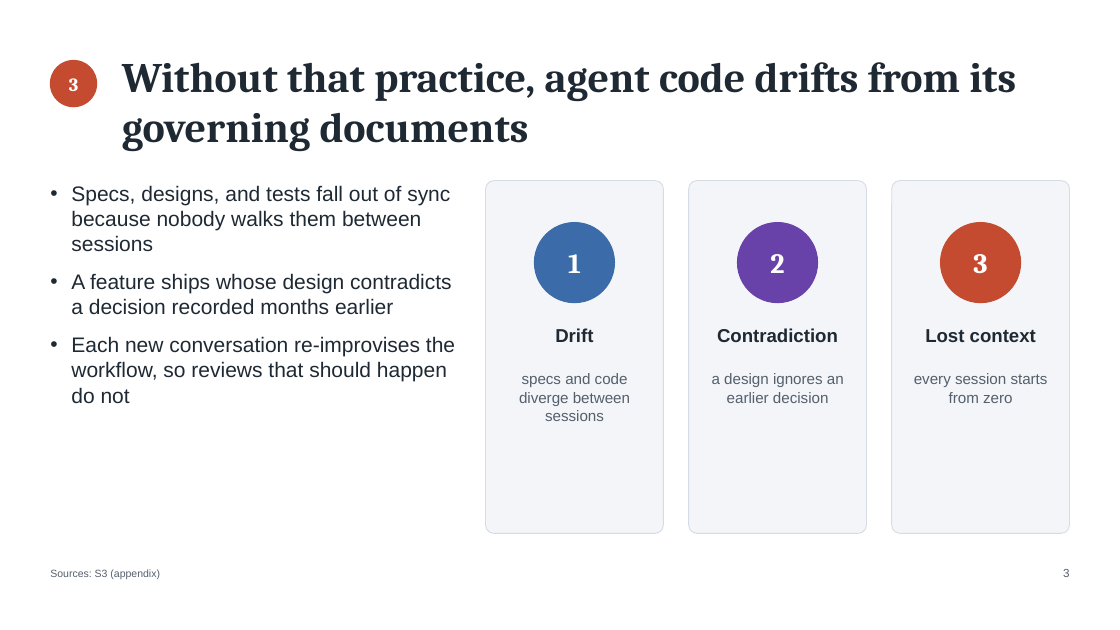
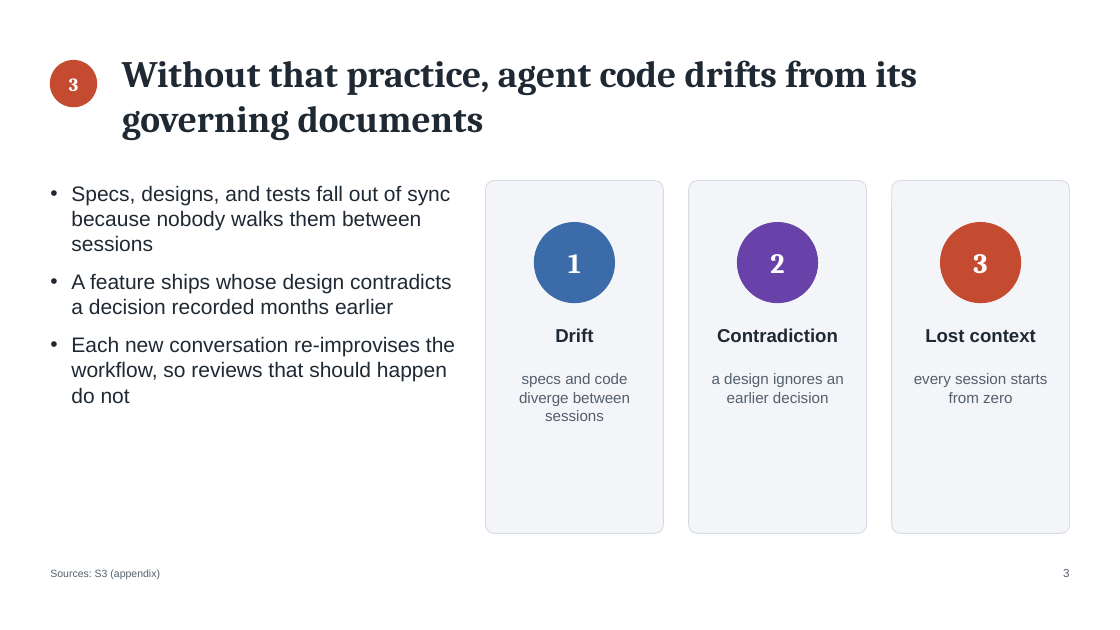
Before and after one commit to DocumentDrivenDX/helix, a slide deck: slide 3 of docs/helix/06-iterate/deliverables/assets/DEL-001-helix-evaluation-deck.pptx. Drawn at 1120x630 pixels with LibreOffice and Linux fonts; fonts in the diff are those of the drawing. Boxes give left, top, right and bottom in pixels: in the first picture for what was removed or moved away, otherwise in the second. Text is boxed around its words. In the diff, an @@ line names an element or a change of style, - is before the commit and + after.

```diff
--- a/docs/helix/06-iterate/deliverables/assets/DEL-001-helix-evaluation-deck.pptx
+++ b/docs/helix/06-iterate/deliverables/assets/DEL-001-helix-evaluation-deck.pptx
@@ text "Without that practice, agent code ..." at (x1=122, y1=60, x2=917, y2=140): size 36 to 32 pt @@
```
Also in this commit, not shown: 7 other slides changed, 6 slides added, 4 slides removed, 15 other files.
